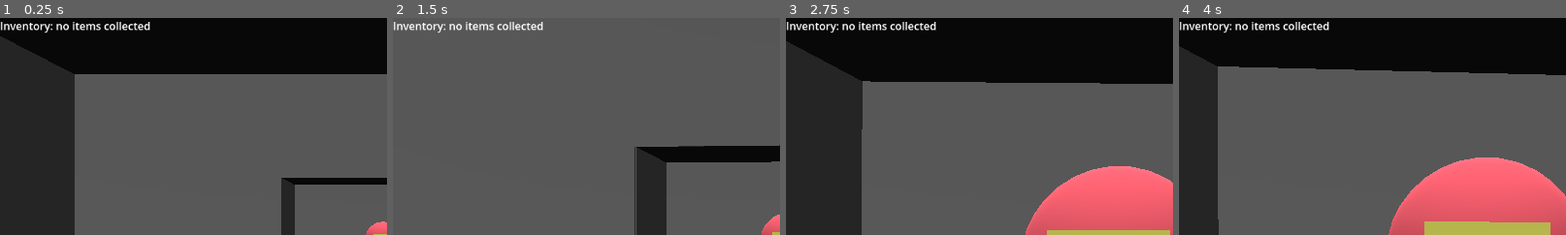
Above: before the commit, frames 1-4 (left to right).
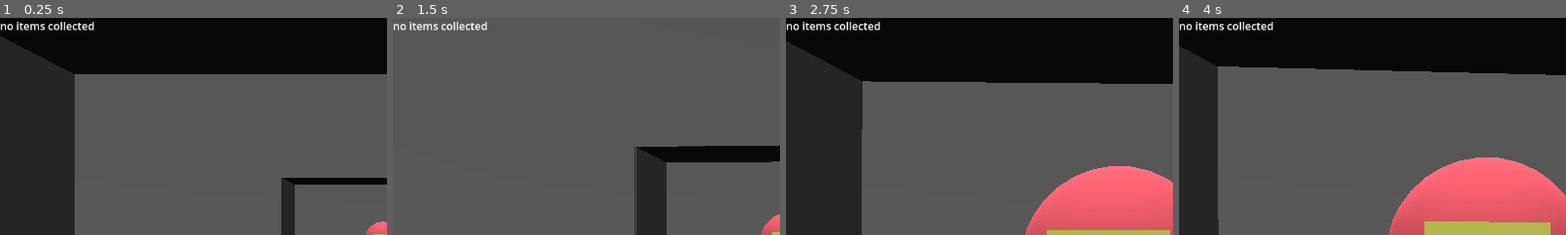
Above: after the commit, the same moments.

Repository: jamklex/3dshooter
Game: Godot game, scene res://scenes/ship/_main.tscn
Same seed, same stepped clock (60 frames per second), same inputs: the game is played once before the commit and once after it.
Inputs (mouse positions are % of the whole screen's width and height, from its top left):
- Up to frame 1 (0.25 s): no input
- Up to frame 2 (1.5 s): tap Enter at 0.5 s; move the mouse to (55, 50) at 0.52 s; hold W (forward) from 0.53 s (still down); tap E (interact) at 0.6, 1.35 s; tap Space (jump) at 0.77 s; move the mouse to (45, 50) at 1.27 s
- Up to frame 3 (2.75 s): keep holding W (forward); tap Space (jump) at 1.52 s; move the mouse to (52, 48) at 2.02 s; tap E (interact) at 2.1 s
- Up to frame 4 (4 s): keep holding W (forward); move the mouse to (49, 52) at 2.77 s; tap E (interact) at 2.85, 3.6 s; tap Space (jump) at 3.02, 3.5, 3.77 s; move the mouse to (57, 51) at 3.52 s
The pictures show only the part of the screen within x 0-50%, y 0-50%; the shares and areas given below are measured in that part.

The runs differ from the first frame. In frame 1, 0.9% of the frame differs, in the area x 0-39%, y 1-8%; in frame 2, 0.8%; in frame 3, 0.9%; in frame 4, 0.9%.

Commit message:
added dialog contions and actions added player inventories (run and real one)

Diff:
--- a/assets/models/leaver/leaver.tscn
+++ b/assets/models/leaver/leaver.tscn
@@ -18,6 +18,7 @@
 size = Vector3(0.14, 0.02, 0.06)
 material = ExtResource("2_dw64c")
 script = ExtResource("3_8s8u0")
+action = 2
 
 [node name="off" type="CSGBox3D" parent="."]
 transform = Transform3D(0.990268, -0.139173, 0, 0.139173, 0.990268, 0, 0, 0, 1, 0, 0, 0)
--- a/assets/models/player/player.tscn
+++ b/assets/models/player/player.tscn
@@ -1,6 +1,6 @@
-[gd_scene load_steps=6 format=3 uid="uid://dmewbrgwb041y"]
+[gd_scene load_steps=6 format=3 uid="uid://cj6rwih0ie5mw"]
 
-[ext_resource type="Script" path="res://assets/models/player/player.gd" id="1_l743w"]
+[ext_resource type="Script" path="res://assets/models/player/playerBody.gd" id="1_xhk0a"]
 [ext_resource type="Texture2D" uid="uid://cjrstycol3egw" path="res://assets/models/player/crosshair.png" id="2_xctsq"]
 
 [sub_resource type="CapsuleShape3D" id="CapsuleShape3D_vveou"]
@@ -14,7 +14,7 @@
 height = 1.7
 
 [node name="Player" type="CharacterBody3D"]
-script = ExtResource("1_l743w")
+script = ExtResource("1_xhk0a")
 speed = 5.0
 jump_strength = 10.0
 
--- a/assets/models/player/player.gd
+++ b/assets/models/player/playerBody.gd
@@ -1,11 +1,10 @@
-class_name Player
+class_name PlayerBody
 extends CharacterBody3D
 
 
 @export var speed := 7.0
 @export var jump_strength := 20.0
 @export var gravity := 50.0
-var isInConversation = false
 @export var mouse_sensitivity := 0.05
 @export var interact_distance := 2
 
@@ -15,26 +14,26 @@
 @onready var last_drop: RichTextLabel = $Camera/LastDrop
 @onready var inventory_output: RichTextLabel = $Camera/RunInventory
 
-var run_inventory: Dictionary
+
 
 func _ready():
-	if WorldUtil.playerStartPos and WorldUtil.playerStartPos != Vector3.ZERO:
-		position = WorldUtil.playerStartPos
+	if WorldUtil.player.bodyStartPos and WorldUtil.player.bodyStartPos != Vector3.ZERO:
+		position = WorldUtil.player.bodyStartPos
 	Input.mouse_mode = Input.MOUSE_MODE_CAPTURED # locks mouse to screen
-	run_inventory = {}
-	WorldUtil.player = self
-	WorldUtil.playerCam = get_node("Camera")
+	WorldUtil.player.body = self
+	WorldUtil.player.cam = get_node("Camera")
 	refresh_inventory_output()
 
 func _exit_tree():
-	WorldUtil.player = null
-	WorldUtil.playerCam = null
+	WorldUtil.player.bodyLastPos = position
+	WorldUtil.player.body = null
+	WorldUtil.player.cam = null
 
 func _physics_process(delta):
 	if not is_on_floor():
 		velocity.y -= gravity * delta
 
-	if isInConversation:
+	if WorldUtil.player.isInConversation:
 		return
 
 	if Input.is_action_just_pressed("jump") and is_on_floor():
@@ -42,6 +41,7 @@
 
 	handle_interaction()
 	handle_show_inventory()
+	handle_show_menu()
 
 	var input_dir = Input.get_vector("left", "right", "forward", "back")
 	var direction = (transform.basis * Vector3(input_dir.x, 0, input_dir.y)).normalized()
@@ -55,6 +55,12 @@
 		velocity.x = move_toward(velocity.x, 0, speed)
 		velocity.z = move_toward(velocity.z, 0, speed)
 	move_and_slide()
+
+func handle_show_menu():
+	if !Input.is_action_just_pressed("menu"):
+		return
+	WorldUtil.save()
+	get_tree().quit()
 
 func handle_interaction():
 	if !_raycast.is_colliding():
@@ -70,7 +76,7 @@
 	if distance > interact_distance:
 		return
 	if collider.has_method("interact"):
-		collider.interact(self)
+		collider.interact(WorldUtil.player)
 
 func handle_show_inventory():
 	if !Input.is_action_just_pressed("inventory"):
@@ -79,10 +85,14 @@
 	inventory_output.visible = !inventory_output.visible
 
 func refresh_inventory_output():
-	var inventory_text = "no items collected"
-	if !run_inventory.is_empty():
-		inventory_text = JSON.stringify(run_inventory, "\t")
-	inventory_output.text = "Inventory: " + inventory_text
+	var inventory_text = ""
+	if !WorldUtil.player.run_inventory.is_empty():
+		inventory_text += "RunInventory: " + JSON.stringify(WorldUtil.player.run_inventory, "\t") + "\n"
+	if !WorldUtil.player.inventory.is_empty():
+		inventory_text += "Inventory: " + JSON.stringify(WorldUtil.player.inventory, "\t") + "\n"
+	if inventory_text == "":
+		inventory_text = "no items collected"
+	inventory_output.text = inventory_text
 
 func show_last_drop(text):
 	last_drop.text = text
--- a/project.godot
+++ b/project.godot
@@ -61,3 +61,8 @@
 "events": [Object(InputEventKey,"resource_local_to_scene":false,"resource_name":"","device":0,"window_id":0,"alt_presse …(181 unchanged characters)…
 ]
 }
+menu={
+"deadzone": 0.5,
+"events": [Object(InputEventKey,"resource_local_to_scene":false,"resource_name":"","device":-1,"window_id":0,"alt_pressed":false,"shift_pressed":false,"ctrl_pressed":false,"meta_pressed":false,"pressed":false,"keycode":0,"physical_keycode":4194305,"key_label":0,"unicode":0,"echo":false,"script":null)
+]
+}
--- a/scenes/level_1/_main.tscn
+++ b/scenes/level_1/_main.tscn
@@ -16,7 +16,7 @@
 
 [node name="Level 1" type="Node3D"]
 
-[node name="item" parent="." instance=ExtResource("11_0wgjw")]
+[node name="goldenSphere" parent="." instance=ExtResource("11_0wgjw")]
 transform = Transform3D(1, 0, 0, 0, 1, 0, 0, 0, 1, -31, 1.08818, -6.5)
 
 [node name="Player" parent="." instance=ExtResource("5_si87g")]
--- a/scenes/ship/dialogs/captain.json
+++ b/scenes/ship/dialogs/captain.json
@@ -3,6 +3,12 @@
 	"answers":
 	{
 		"Hey": {
+			"condition": {
+				"result": false,
+				"action": "checkPlayerInventory",
+				"item": "item_goldenSphere",
+				"amount": 2
+			},
 			"text": "Can you help me?",
 			"answers":
 			{
@@ -11,9 +17,36 @@
 					"answers": {
 						"Alright, see ya!": {
 							"action": "teleportToMissionMap",
-							"id": "1"
+							"levelId": 1
 						}
 					}
+				},
+				"No!": {}
+			}
+		},
+		"Hey, look what i got!": {
+			"condition": {
+				"result": true,
+				"action": "checkPlayerInventory",
+				"item": "item_goldenSphere",
+				"amount": 2
+			},
+			"text": "Oh u got my stuff!",
+			"answers":
+			{
+				"Yeah, here you are": {
+					"actions": [
+						{
+							"action": "removeFromPlayerInventory",
+							"item": "item_goldenSphere",
+							"amount": 2
+						},
+						{
+							"action": "addToPlayerInventory",
+							"item": "item_sword",
+							"amount": 1
+						},
+					]
 				},
 				"No!": {}
 			}
--- a/shared/dialog/dialog.gd
+++ b/shared/dialog/dialog.gd
@@ -21,24 +21,50 @@
 	var file = FileAccess.open(filePath, FileAccess.READ)
 	return file.get_as_text()
 
+func _executeAction(actionData:Dictionary):
+	var action = actionData["action"]
+	if action == "teleportToMissionMap":
+		WorldUtil.call(action, actionData["levelId"])
+	elif action == "removeFromPlayerInventory" or action == "addToPlayerInventory" :
+		WorldUtil.call(action, actionData["item"], actionData["amount"])
+		WorldUtil.player.body.refresh_inventory_output()
+	else:
+		print("dont know what to do with action '" + action + "'")
+
 func _loadNextPart():
 	if not "text" in dialog_data:
 		if "action" in dialog_data:
-			var action = dialog_data["action"]
-			if "id" in dialog_data:
-				print("call '" + action + "' with id: " + str(dialog_data["id"]))
-				if WorldUtil.has_method(action):
-					WorldUtil.call(action, int(dialog_data["id"]))
-			else:
-				print("call '" + action + "'")
-				if WorldUtil.has_method(action):
-					WorldUtil.call(action)
+			_executeAction(dialog_data)
+		elif "actions" in dialog_data:
+			var actions = dialog_data["actions"]
+			for i in range(len(actions)):
+				_executeAction(actions[i])
 		_closeDialog()
 		return
 	_showText(dialog_data["text"])
 	if "answers" in dialog_data:
-		answers = dialog_data["answers"]
+		answers = _removeUnavailableAnswers(dialog_data["answers"])
 		_showAnswers(answers.keys())
+
+func _removeUnavailableAnswers(dialogAnswers:Dictionary):
+	var availableAnswers = {}
+	for answerKey in dialogAnswers:
+		var answerData = dialogAnswers[answerKey]
+		if not "condition" in answerData:
+			availableAnswers[answerKey] = answerData
+			continue
+		if _isConditionFulfilled(answerData["condition"]):
+			availableAnswers[answerKey] = answerData
+	return availableAnswers
+
+func _isConditionFulfilled(condition:Dictionary):
+	var action = condition["action"]
+	var result = condition["result"]
+	if action == "checkPlayerInventory":
+		return result == WorldUtil.call(action, condition["item"], condition["amount"])
+	else:
+		print("dont know what to do with action '" + action + "'... return false")
+		return false
 
 func _closeDialog():
 	onExit.emit()
--- a/shared/scripts/InteractionHelper.gd
+++ b/shared/scripts/InteractionHelper.gd
@@ -7,5 +7,5 @@
 		if inventory.has(key):
 			value += inventory[key]
 		inventory[key] = value
-	player.show_last_drop("found: " + str(drops))
-	player.refresh_inventory_output()
+	player.body.show_last_drop("found: " + str(drops))
+	player.body.refresh_inventory_output()
--- a/shared/scripts/actions.gd
+++ b/shared/scripts/actions.gd
@@ -14,5 +14,7 @@
 			print("off")
 		Actions.TYPE.TELEPORT_TO_BASE:
 			print("teleport back")
+			WorldUtil.player.saveRunInventory()
+			WorldUtil.teleportToLowerShip()
 		_:
 			print("action " + str(action) + " is not implemented")
--- a/shared/scripts/npc.gd
+++ b/shared/scripts/npc.gd
@@ -23,8 +23,8 @@
 	resetPosition()
 
 func lookToPlayer():
-	if WorldUtil.player:
-		transform = transform.looking_at(WorldUtil.player.position)
+	if WorldUtil.player.body:
+		transform = transform.looking_at(WorldUtil.player.body.position)
 
 func resetPosition():
 	transform = normalTransform
--- a/shared/scripts/pickable.gd
+++ b/shared/scripts/pickable.gd
@@ -19,8 +19,7 @@
 	return interactable
 
 func interact(player: Player):
-	WorldUtil.teleport("ship", Vector3(-1,-3,-12)) # TODO: remove it, this was just for testing
-	InteractionHelper.add_onto(player, {"item_" + str(id):1})
+	InteractionHelper.add_onto(player, {"item_" + name:1})
 	interactable = false
 	self.queue_free()
 
--- /dev/null
+++ b/shared/scripts/player.gd
@@ -0,0 +1,41 @@
+extends Node
+class_name Player
+
+
+var body: PlayerBody
+var cam: Camera3D
+var bodyStartPos: Vector3
+var bodyLastPos: Vector3
+var run_inventory: Dictionary
+var inventory: Dictionary
+var isInConversation = false
+var _savePath = "res://player.json" #"user://settings.json"
+
+func _init():
+	print("load player")
+	if FileAccess.file_exists(_savePath):
+		var file = FileAccess.open(_savePath, FileAccess.READ)
+		var loadDict = JSON.parse_string(file.get_as_text())
+		run_inventory = loadDict["runInv"]
+		inventory = loadDict["inv"]
+
+func save():
+	print("save player")
+	var saveDict = {
+		"runInv": run_inventory,
+		"inv": inventory
+	}
+	var file = FileAccess.open(_savePath, FileAccess.WRITE)
+	file.store_line(JSON.stringify(saveDict, "\t"))
+
+func teleport(sceneName:String, pos:Vector3=Vector3.ZERO):
+	bodyStartPos = pos
+	get_tree().change_scene_to_file("res://scenes/" + sceneName + "/_main.tscn")
+
+func saveRunInventory():
+	for key in run_inventory.keys():
+		if key in inventory:
+			inventory[key] += run_inventory[key]
+		else:
+			inventory[key] = run_inventory[key]
+	run_inventory.clear()
--- a/shared/scripts/worldUtil.gd
+++ b/shared/scripts/worldUtil.gd
@@ -1,10 +1,12 @@
 extends Node
 
-var playerStartPos: Vector3
-var player: Player
-var playerCam: Camera3D
+
+var player: Player = Player.new()
 var currentDialog: Dialog
 var dialogScene = preload("res://shared/dialog/dialog.tscn")
+
+func _enter_tree():
+	add_child(player)
 
 func createDialog(dialog_data_path:String) -> Dialog:
 	if currentDialog:
@@ -20,9 +22,30 @@
 	currentDialog = null
 	WorldUtil.player.isInConversation = false
 
-func teleport(sceneName:String, pos:Vector3=Vector3.ZERO):
-	playerStartPos = pos
-	get_tree().change_scene_to_file("res://scenes/" + sceneName + "/_main.tscn")
+func teleportToMissionMap(levelId:int):
+	player.teleport("level_" + str(levelId))
 
-func teleportToMissionMap(levelId:int):
-	teleport("level_" + str(levelId))
+func teleportToLowerShip():
+	player.teleport("ship", Vector3(-1,-3,-12))
+
+func removeFromPlayerInventory(item:String, amount:int):
+	if !checkPlayerInventory(item, amount):
+		return false
+	player.inventory[item] -= amount
+	if !checkPlayerInventory(item, 1):
+		player.inventory.erase(item)
+	return true
+
+func addToPlayerInventory(item:String, amount:int):
+	if item in player.inventory:
+		player.inventory[item] += amount
+	else:
+		player.inventory[item] = amount
+
+func checkPlayerInventory(item:String, minAmount:int):
+	if item in player.inventory:
+		return player.inventory[item] >= minAmount
+	return false
+
+func save():
+	player.save()
Not shown: 3 places in assets/models/item/item.tscn that only renumber resources
Not shown: 1 places in scenes/level_1/_main.tscn that only renumber resources
Not shown: 1 places in scenes/ship/_main.tscn that only renumber resources
